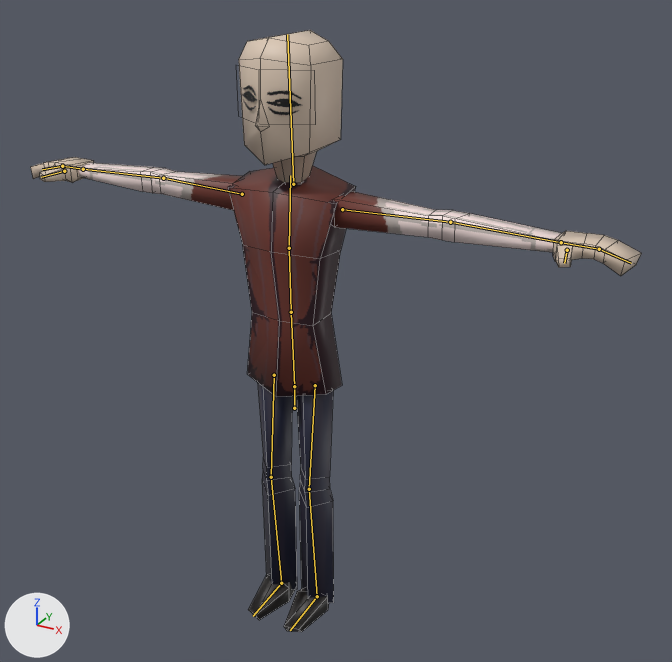
The Blender file models/mercenary/mercenary.blend: old version first, new version second.
One viewpoint serves both versions: a 50 mm lens placed at (1.271, -2.061, 1.996), pointed at (0.101, 0.066, 0.933). The lights are fixed; the arrows at lower left show +X, +Y and +Z. The bones that bend it are drawn over the model as lines. Mesh edges are drawn as thin lines.

Objects in the first picture: 'hands', 'head_mesh', 'legs', 'torso'.
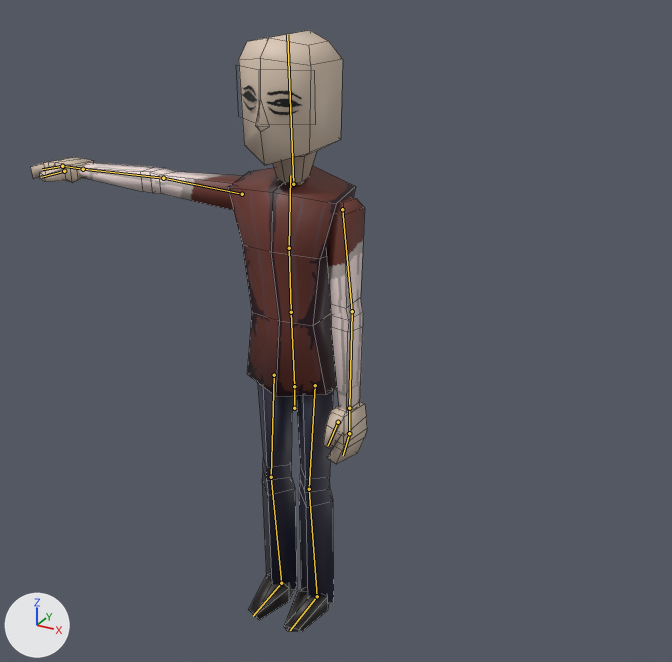
The newer file adds an action. The first version stands in its rest pose; the second is drawn at frame 0 of the action 'l_hold_none'.

Location of each change, [x1, y1, x2, y2] in pixels of the pictures (672 x 662 px):
'torso', posed (41% narrower): before [78, 162, 562, 397]; after [78, 162, 365, 410]
'hands', posed (45% narrower, 157% taller): before [31, 157, 642, 276]; after [31, 157, 367, 464]

What changed in the scene script:
```text
Change bone_l_arm_pole_e:
    where bone_l_arm_pole_e = bpy.data.objects['skeleton'].pose.bones['l_arm_pole_e']
    bone_l_arm_pole_e.location: (0.0, 0.0, 0.0) -> (0.246, -0.064, -0.014)
Change bone_l_arm_ik_e:
    where bone_l_arm_ik_e = bpy.data.objects['skeleton'].pose.bones['l_arm_ik_e']
    bone_l_arm_ik_e.location: (0.0, 0.0, 0.0) -> (-0.075, -0.614, -0.545)
    bone_l_arm_ik_e.rotation_quaternion: (1.0, 0.0, 0.0, 0.0) -> (0.701, 0.707, -0.092, -0.004)  # degrees (0, 0, 0) -> degrees (91, -7, -8)
Change bone_l_thumb_e:
    where bone_l_thumb_e = bpy.data.objects['skeleton'].pose.bones['l_thumb_e']  # child of 'l_hand0_e'
    bone_l_thumb_e.rotation_quaternion: (1.0, 0.0, 0.0, 0.0) -> (0.841, 0.003, -0.158, -0.518)  # degrees (0, 0, 0) -> degrees (10, -15, -65)
```
